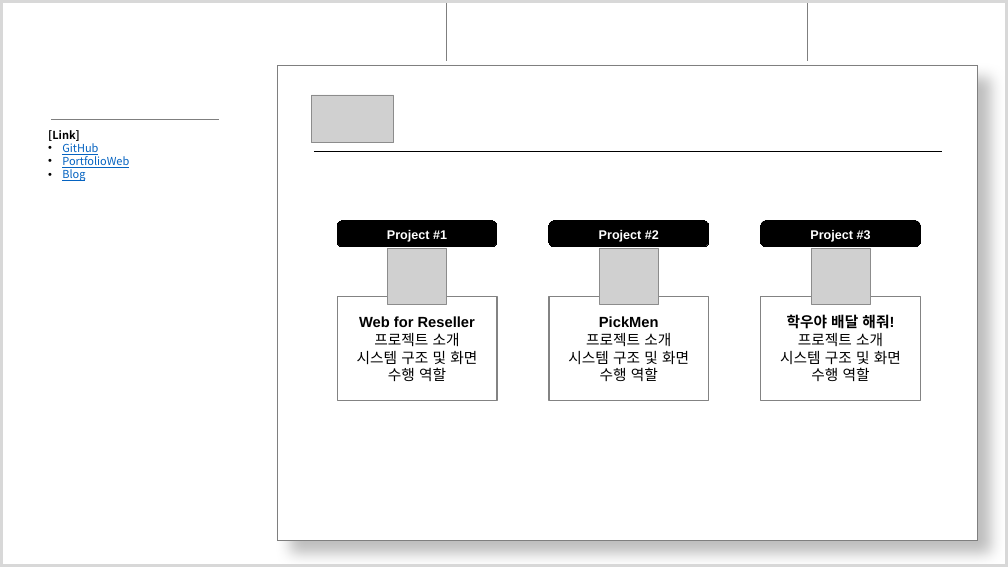
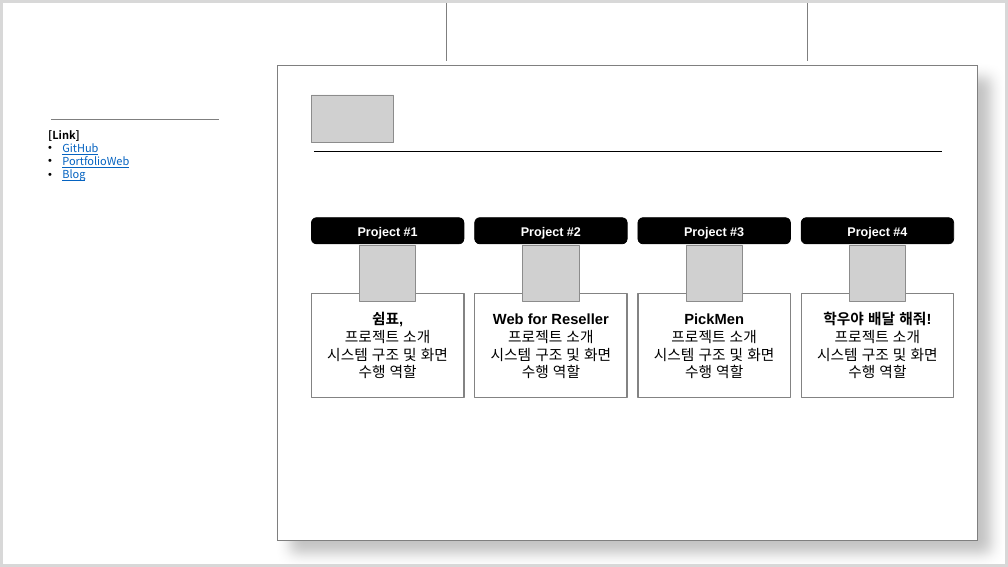
Before and after one commit to wocjf0513/portfolio-ppt, a slide deck: slide 3 of 심재철PT.pptx. Drawn at 1008x567 pixels with LibreOffice and Linux fonts; fonts in the diff are those of the drawing; grey boxes stand for pictures; background and template pictures are left out. Boxes give left, top, right and bottom in pixels: in the first picture for what was removed or moved away, otherwise in the second. Text is boxed around its words. In the diff, an @@ line names an element or a change of style, - is before the commit and + after.

Commit message:
fix: 추가 프로젝트에 의한 ppt 수정

```diff
--- a/심재철PT.pptx
+++ b/심재철PT.pptx
@@ rectangle at (278,66,979,541): shadow changed @@
@@ rounded rectangle: place and size @@
-rounded rectangle at (337,221,497,247)
+rounded rectangle at (312,218,464,244)
@@ text "Project #1": place and size @@
-text "Project #1" at (387,230,447,242)
+text "Project #1" at (358,227,418,239)
@@ rounded rectangle: place and size @@
-rounded rectangle at (549,221,709,247)
+rounded rectangle at (475,218,628,244)
@@ text "Project #2": place and size @@
-text "Project #2" at (599,230,659,242)
+text "Project #2" at (521,227,581,239)
@@ rounded rectangle added at (638,218,791,244), fill #000000, outline #000000 0.75 pt @@
@@ text "Project #3": place and size @@
-text "Project #3" at (810,230,871,242)
+text "Project #3" at (684,227,744,239)
@@ rounded rectangle: place and size @@
-rounded rectangle at (761,221,920,247)
+rounded rectangle at (802,218,954,244)
@@ text added at (847,227,907,239), 12 pt, text #FFFFFF, bold @@
+Project #4
@@ picture: place and size @@
-picture at (388,249,447,304)
+picture at (360,246,417,301)
@@ picture: place and size @@
-picture at (600,249,659,304)
+picture at (523,246,580,301)
@@ picture added at (686,246,743,301) @@
@@ picture: place and size @@
-picture at (811,249,870,304)
+picture at (849,246,906,301)
@@ rectangle "쉼표,": place and size @@
-rectangle "쉼표," at (337,296,497,401)
+rectangle "쉼표," at (312,293,464,398)
@@ rectangle added at (475,293,628,398), outline #838383 1.25 pt, 14 pt, text #000000 @@
+Web for Reseller
+프로젝트 소개
+시스템 구조 및 화면
+수행 역할
@@ rectangle "PickMen": place and size @@
-rectangle "PickMen" at (549,296,709,401)
+rectangle "PickMen" at (638,293,791,398)
@@ rectangle "학우야 배달 해줘!": place and size @@
-rectangle "학우야 배달 해줘!" at (761,296,920,401)
+rectangle "학우야 배달 해줘!" at (802,293,954,398)
@@ text in rectangle at (372,311,403,327): text changed @@
-Web for Reseller
+쉼표,
```
Also in this commit, not shown: 6 other slides changed, 1 slide added.
